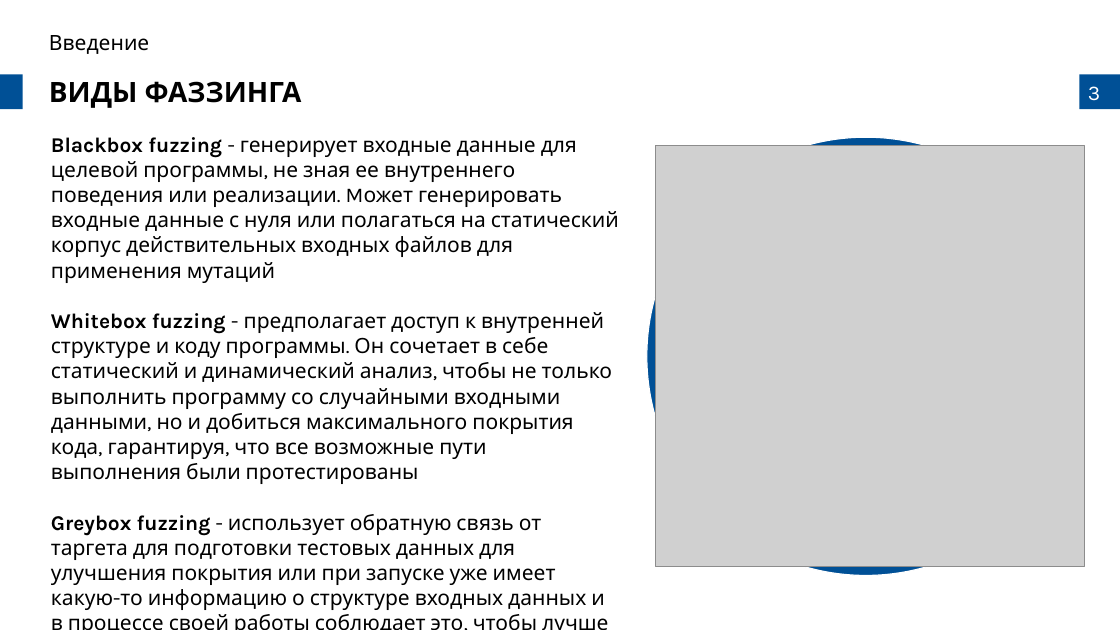
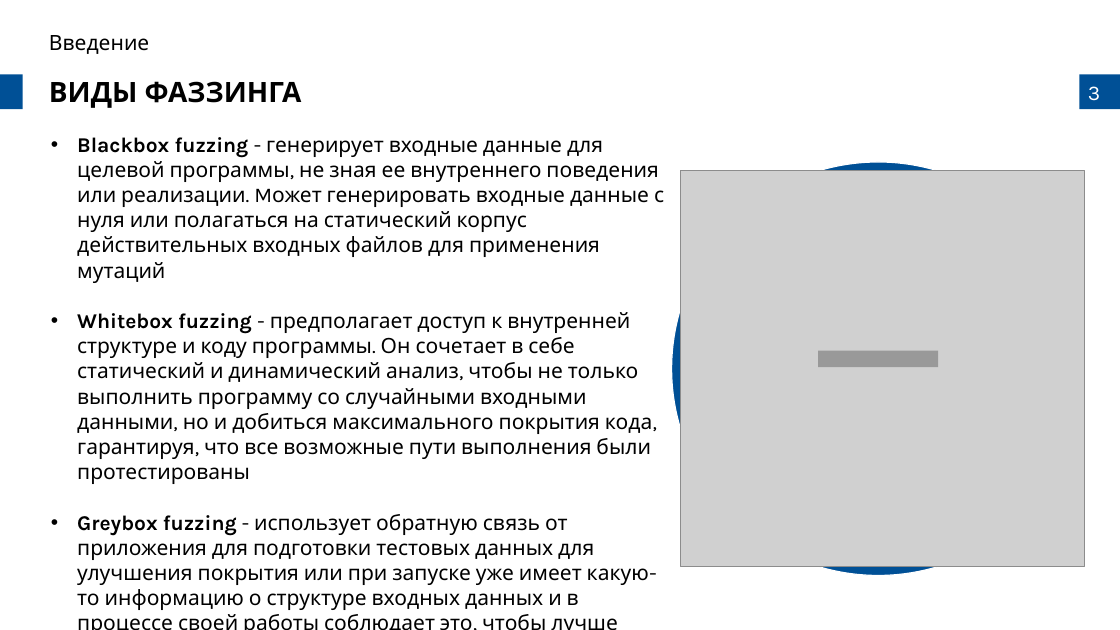
Before and after one commit to prostoAlexandr/BeeTech_2024, a slide deck: slide 3 of Belikov_Virtual_machine_fuzzing_types_and_approaches.pptx. Drawn at 1120x630 pixels with LibreOffice and Linux fonts; fonts in the diff are those of the drawing; grey boxes stand for pictures; background and template pictures are left out. Boxes give left, top, right and bottom in pixels: in the first picture for what was removed or moved away, otherwise in the second. Text is boxed around its words. In the diff, an @@ line names an element or a change of style, - is before the commit and + after.

```diff
--- a/Belikov_Virtual_machine_fuzzing_types_and_approaches.pptx
+++ b/Belikov_Virtual_machine_fuzzing_types_and_approaches.pptx
@@ text at (77,137,664,484): bullet none to • @@
@@ ellipse: place and size @@
-ellipse at (647,137,1085,576)
+ellipse at (672,162,1086,576)
@@ picture: place and size @@
-picture at (655,145,1085,566)
+picture at (681,171,1085,567)
@@ rectangle added at (818,350,939,367), fill #999999 @@
@@ text at (77,514,649,610): text changed @@
-Greybox fuzzing - использует обратную связь от таргета для подготовки тестовых данных для улучшения покрытия или при запуске уже имеет какую-то информацию о структуре входных данных и в процессе своей работы соблюдает это, чтобы лучше продвигаться вглубь кода
+• Greybox fuzzing - использует обратную связь от приложения для подготовки тестовых данных для улучшения покрытия или при запуске уже имеет какую-то информацию о структуре входных данных и в процессе своей работы соблюдает это, чтобы лучше продвигаться вглубь кода
```
Also in this commit, not shown: 10 other slides changed, 7 slides added, 2 slides removed, 1 other file.
